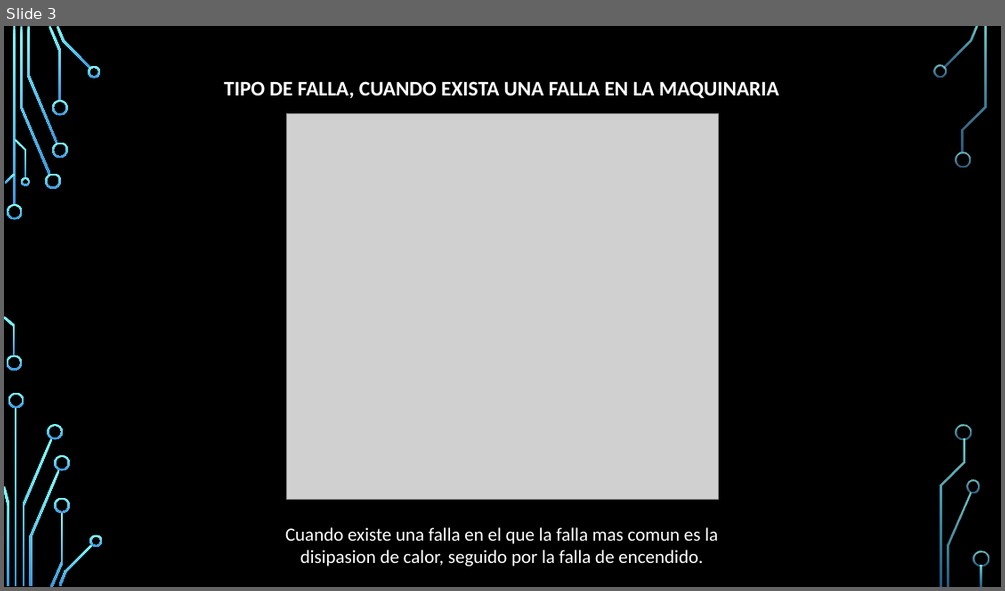
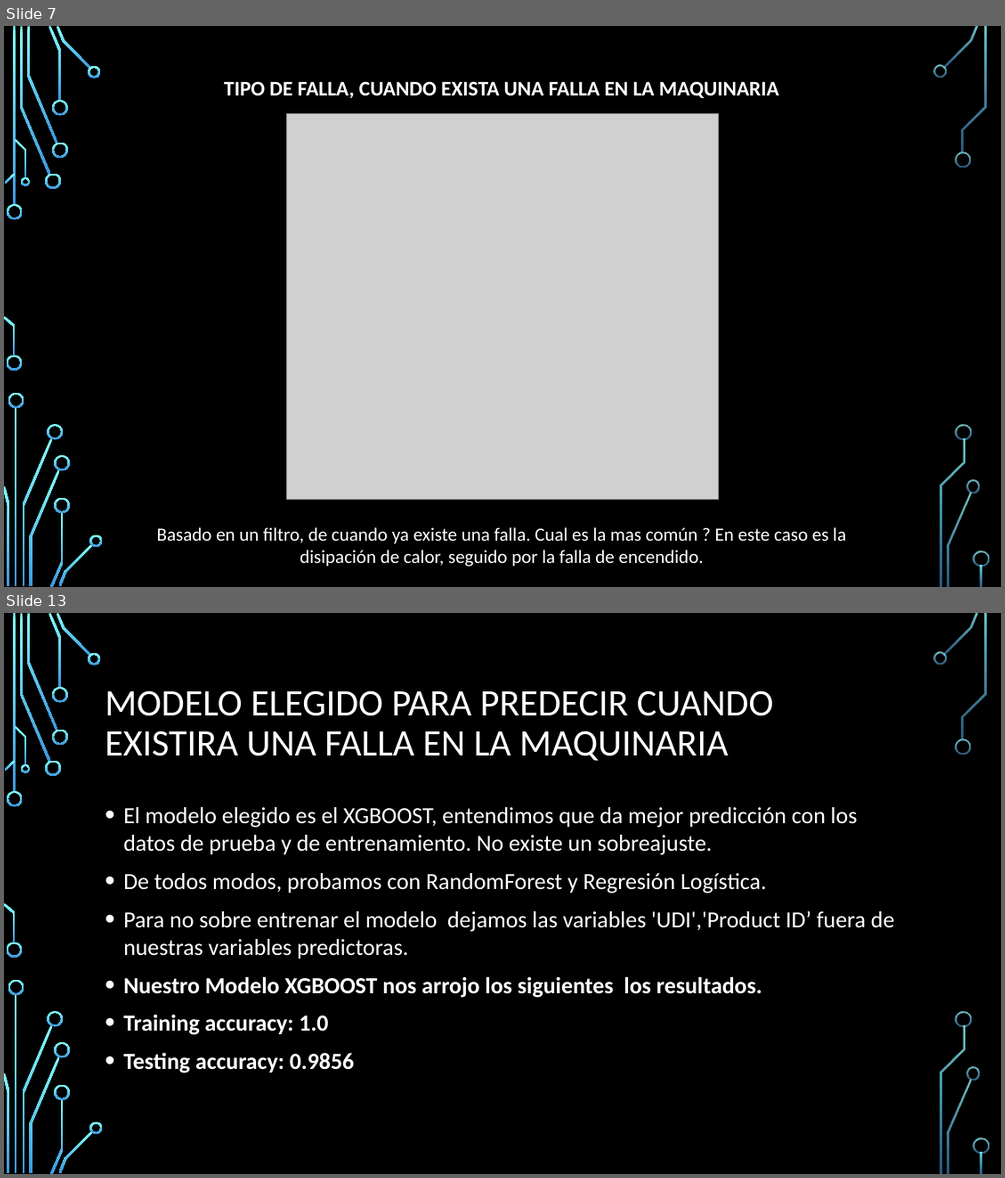
Before and after one commit to jhonnydss/Project_Maintenance, a slide deck: Proyecto_2.pptx. Shown one above the other, each under a label of ours: slide 3 before the commit, slides 7 and 13 after it; the slides between them are not shown. The pictures are 1005x591 and 1005x1178 pixels, drawn with LibreOffice and Linux fonts; fonts in the diff are those of the drawing; grey boxes stand for pictures; background and template pictures are left out. Boxes give left, top, right and bottom in pixels: in the first picture for what was removed or moved away, otherwise in the second. Text is boxed around its words. In the diff, an @@ line names an element or a change of style, - is before the commit and + after.

```diff
--- a/Proyecto_2.pptx
+++ b/Proyecto_2.pptx
@@ slide 13 added at bbox=[4, 613, 1001, 1174], background picture (left out); not listed: 36 template elements that a slide beside it also shows @@
@@ title added at bbox=[105, 690, 773, 761], 36 pt, text #FFFFFF @@
+MODELO ELEGIDO PARA PREDECIR CUANDO EXISTIRA UNA FALLA EN LA MAQUINARIA
@@ text added at bbox=[123, 807, 894, 1073], 22.2 pt, text #FFFFFF @@
+• El modelo elegido es el XGBOOST, entendimos que da mejor predicción con los datos de prueba y de entrenamiento. No existe un sobreajuste.
+• De todos modos, probamos con RandomForest y Regresión Logística.
+• Para no sobre entrenar el modelo dejamos las variables 'UDI','Product ID’ fuera de nuestras variables predictoras.
+• Nuestro Modelo XGBOOST nos arrojo los siguientes los resultados.
+• Training accuracy: 1.0
+• Testing accuracy: 0.9856
@@ what was slide 3 is now slide 7 @@
@@ slide 7 changed as well @@
@@ text at bbox=[157, 527, 846, 566]: text changed @@
-Cuando existe una falla en el que la falla mas comun es la
-disipasion de calor, seguido por la falla de encendido.
+Basado en un filtro, de cuando ya existe una falla. Cual es la mas común ? En este caso es la
+disipación de calor, seguido por la falla de encendido.
```
Also in this commit, not shown: 1 other slide changed, 14 other slides added, 5 slides removed.
